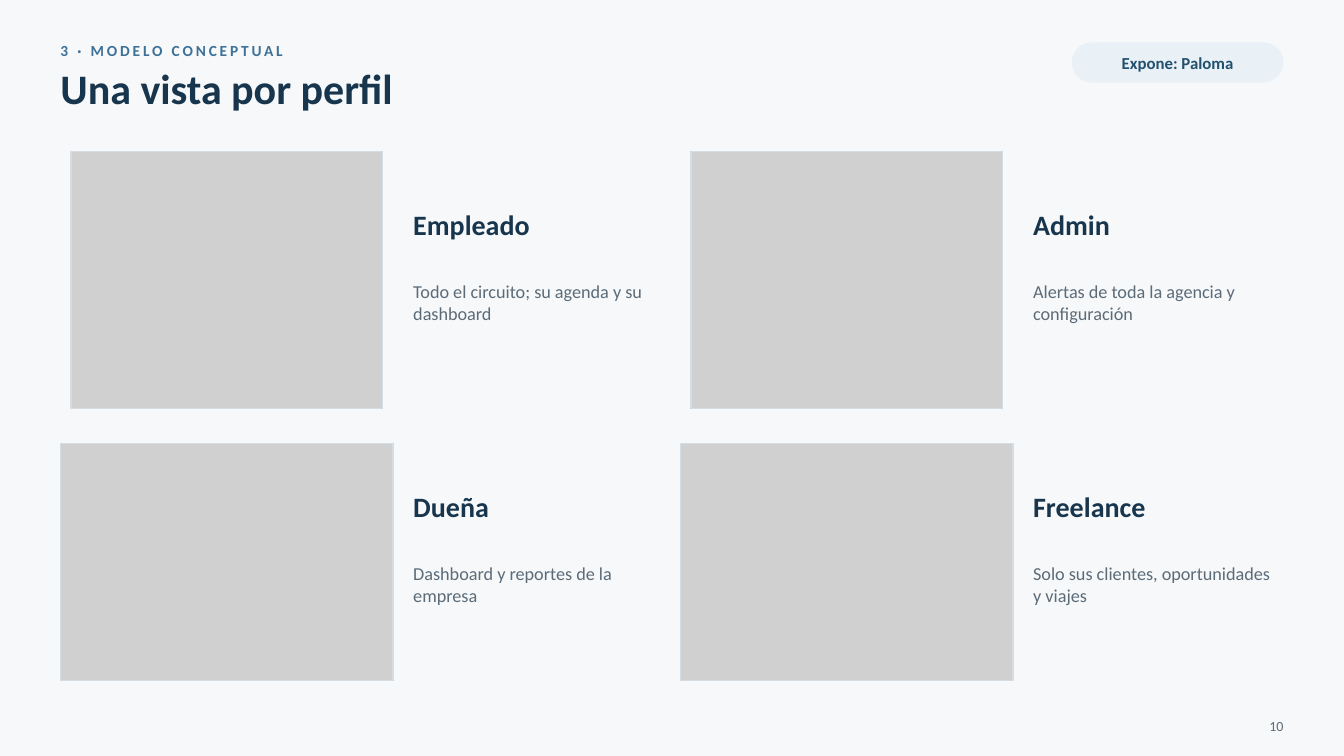
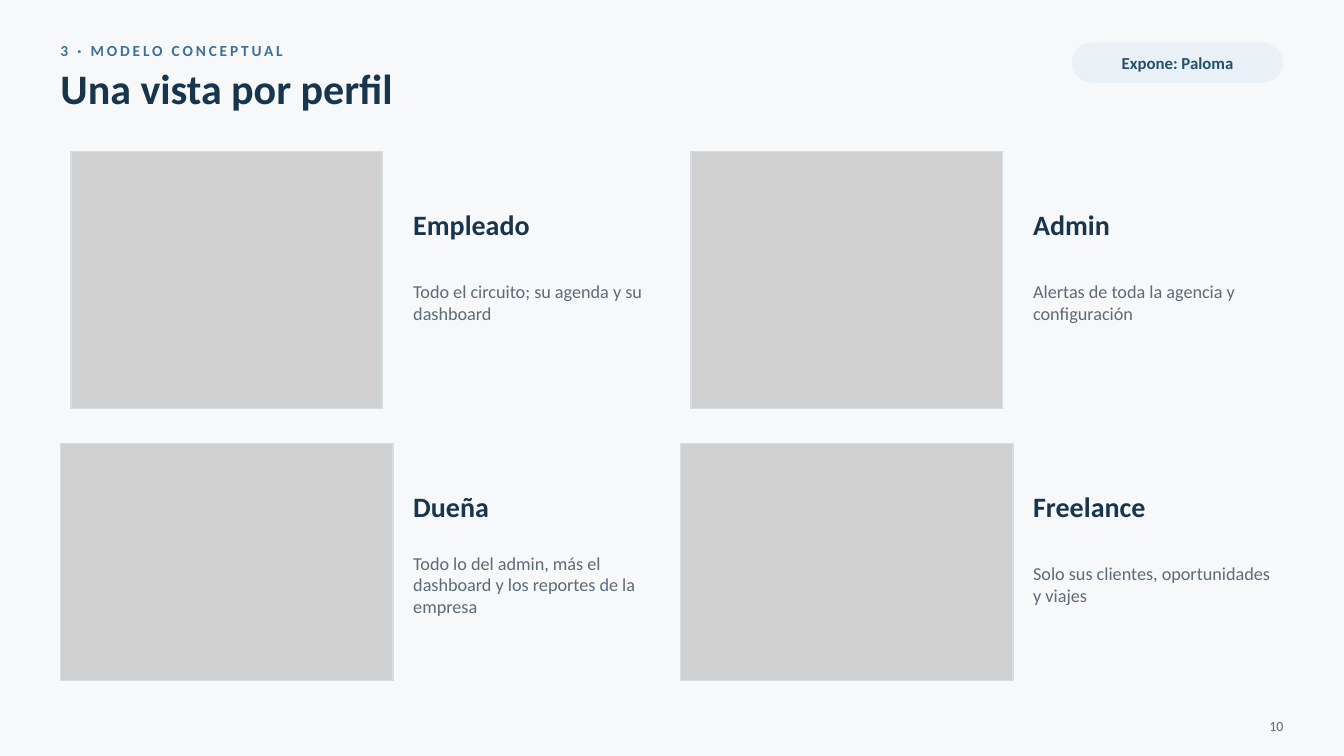
Before and after one commit to FranLuciano04/Vault-Rumbo, a slide deck: slide 10 of 07-Entregables/PC1/Rumbo — PC1 (presentación).pptx. Drawn at 1344x756 pixels with LibreOffice and Linux fonts; fonts in the diff are those of the drawing; grey boxes stand for pictures. Boxes give left, top, right and bottom in pixels: in the first picture for what was removed or moved away, otherwise in the second. Text is boxed around its words. In the diff, an @@ line names an element or a change of style, - is before the commit and + after.

```diff
--- a/07-Entregables/PC1/Rumbo — PC1 (presentación).pptx
+++ b/07-Entregables/PC1/Rumbo — PC1 (presentación).pptx
@@ text at [413, 557, 635, 616]: text changed @@
-Dashboard y reportes de la empresa
+Todo lo del admin, más el dashboard y los reportes de la empresa
```
Also in this commit, not shown: 11 other files.
